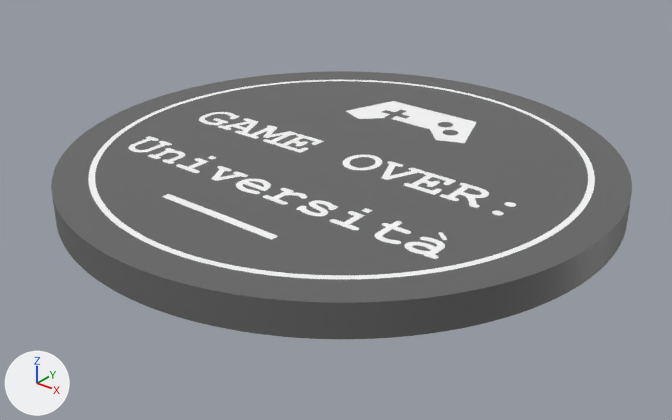
The glTF model public/products/sottobicchiere-game-over-universita.glb: old version first, new version second.
Camera for both pictures: a 50 mm lens placed at (0.067, -0.0848, 0.0488), pointed at (0.0008, -0.0021, -0.0025). The axes (+X, +Y, +Z) are drawn at lower left. The lights are the same throughout. The picture after the commit comes second. Where no turn or scale is listed for an object, it has been applied to the vertices. Vertices at exactly the same position are counted once.

The first picture shows 'coaster_base', 'coaster_ink'.
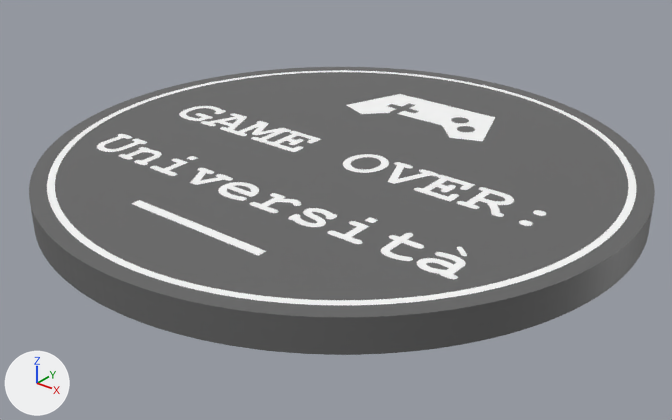
Changed parts and their boxes (x1, y1, x2, y2) in the pictures (672 x 420 px):
'coaster_base', reshaped (8% wider, 7% taller): before (51, 71, 632, 339); after (29, 67, 655, 355)
'coaster_ink', rescaled (16% wider, 17% taller): before (88, 80, 595, 280); after (47, 70, 637, 305)

The change, as a diff of the scene's bpy script:
```diff
--- a/public/products/sottobicchiere-game-over-universita.glb.py
+++ b/public/products/sottobicchiere-game-over-universita.glb.py
@@ me_coaster_base @@
 # used by ob_coaster_base; location = (0.0, 0.0, 0.0)
-me_coaster_base.from_pydata(...)  # 5824 vertices, 11646 faces; spans x -0.035..0.035, y -0.035..0.035, z 0.0..0.004
+me_coaster_base.from_pydata(...)  # 5824 vertices, 11646 faces; spans x -0.0375..0.0375, y -0.0375..0.0375, z 0.0..0.004
+# me_coaster_base part 1: 5824 of 5824 vertices moved; they spanned x -0.035..0.035, y -0.035..0.035, z 0.0..0.004 and now span x -0.0375..0.0375, y -0.0375..0.0375, z 0.0..0.004; mean shift (0.0001, -0.0007, 0.0)
 me_coaster_base.materials.append(mat_defaultmaterial)
@@ me_coaster_ink @@
 # used by ob_coaster_ink; location = (0.0, 0.0, 0.0)
-me_coaster_ink.from_pydata(...)  # 5504 vertices, 10952 faces; spans x -0.0308..0.0308, y -0.0308..0.0308, z 0.0034..0.004
+me_coaster_ink.from_pydata(...)  # 5504 vertices, 10952 faces; spans x -0.0355..0.0355, y -0.0355..0.0355, z 0.0034..0.004
+# me_coaster_ink part 2: the whole mesh is scaled about its middle by (1.15, 1.15, 1)
 me_coaster_ink.materials.append(mat_defaultmaterial_001)
```
